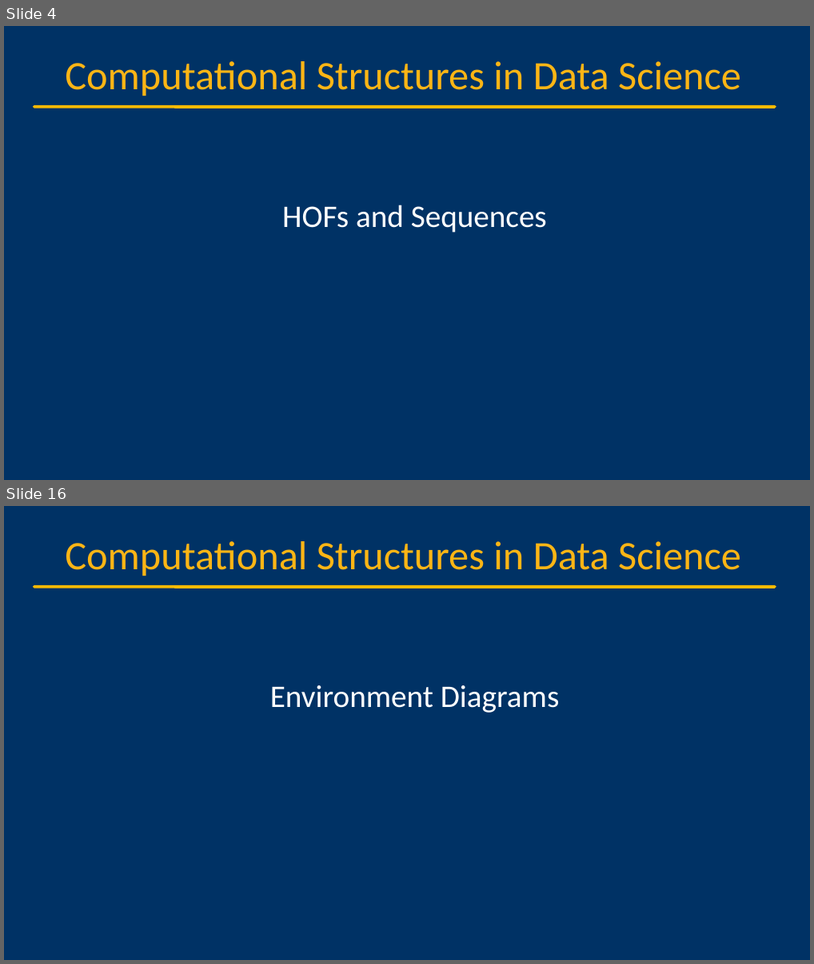
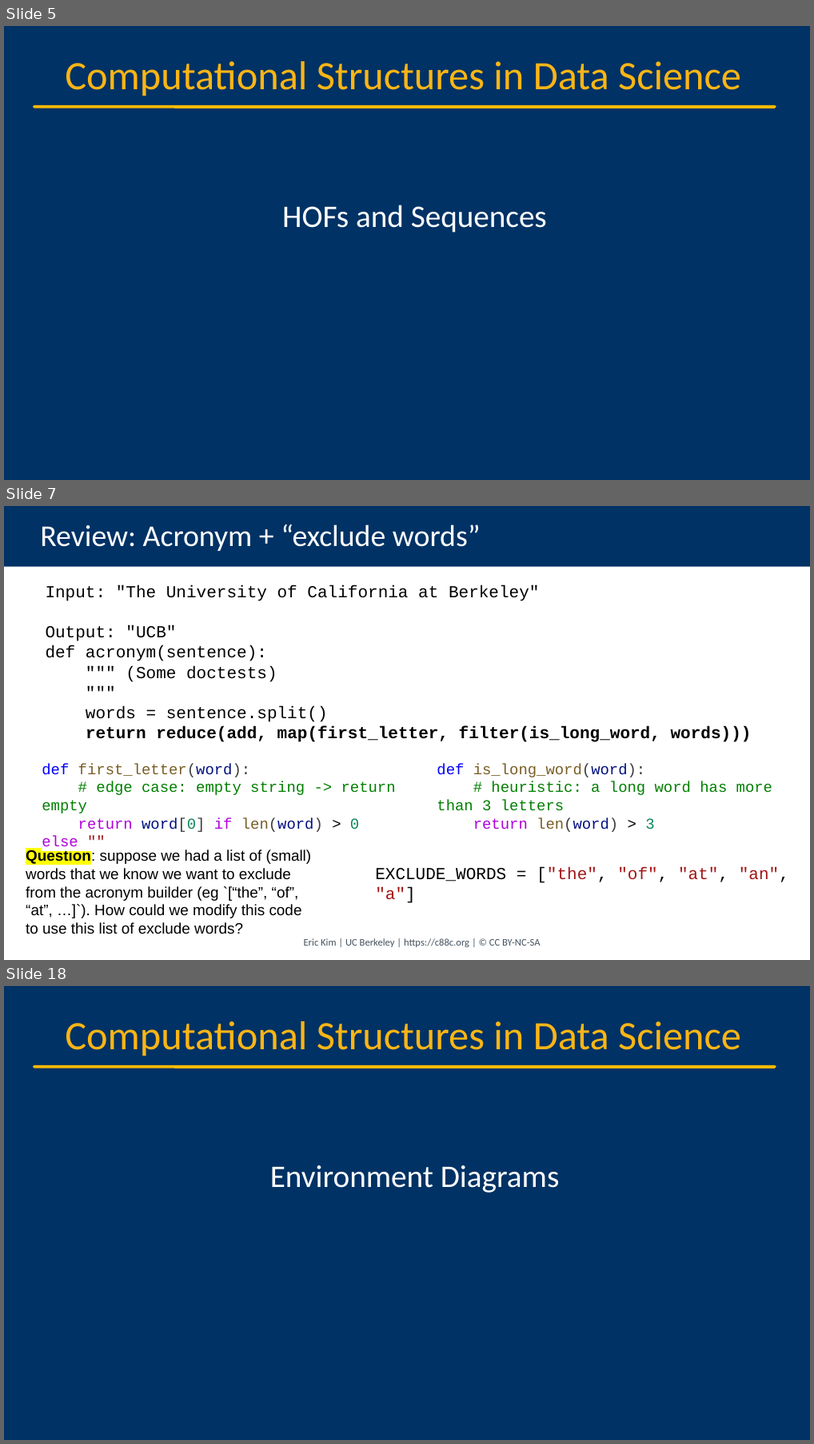
Before and after one commit to cs88-website/su24, a slide deck: assets/slides/su24/07-HOFs_Environments.pptx. Shown one above the other, each under a label of ours: slides 4 and 16 before the commit, slides 5, 7 and 18 after it; the slides between them are not shown. The pictures are 814x964 and 814x1444 pixels, drawn with LibreOffice and Linux fonts; fonts in the diff are those of the drawing; background and template pictures are left out. Boxes give left, top, right and bottom in pixels: in the first picture for what was removed or moved away, otherwise in the second. Text is boxed around its words. In the diff, an @@ line names an element or a change of style, - is before the commit and + after.

```diff
--- a/assets/slides/su24/07-HOFs_Environments.pptx
+++ b/assets/slides/su24/07-HOFs_Environments.pptx
@@ slide 7 added at bbox=[4, 506, 810, 960], background #FFFFFF @@
@@ title added at bbox=[4, 506, 810, 567], fill #003265, 36 pt, text #FFFFFF @@
+Review: Acronym + “exclude words”
@@ text added at bbox=[46, 585, 752, 742], 20 pt, text #000000 @@
+Input: "The University of California at Berkeley"
+Output: "UCB"
+def acronym(sentence):
+""" (Some doctests)
+"""
+words = sentence.split()
+return reduce(add, map(first_letter, filter(is_long_word, words)))
@@ text added at bbox=[42, 763, 396, 832], 18 pt, text #008000 @@
+def first_letter(word):
+# edge case: empty string -> return empty
+return word[0] if len(word) > 0 else ""
@@ text added at bbox=[437, 763, 773, 832], 18 pt, text #008000 @@
+def is_long_word(word):
+# heuristic: a long word has more than 3 letters
+return len(word) > 3
@@ text added at bbox=[26, 849, 312, 934], 18 pt, text #000000 @@
+Question: suppose we had a list of (small) words that we know we want to exclude from the acronym builder (eg `[“the”, “of”, “at”, …]`). How could we modify this code to use this list of exclude words?
@@ text added at bbox=[375, 867, 790, 903], 20 pt, text #000000 @@
+EXCLUDE_WORDS = ["the", "of", "at", "an", "a"]
@@ text added at bbox=[304, 938, 540, 947], 12 pt, text #46535E @@
+Eric Kim | UC Berkeley | https://c88c.org | © CC BY-NC-SA
@@ what was slide 4 is now slide 5 @@
@@ what was slide 16 is now slide 18 @@
```
Also in this commit, not shown: 9 slides changed, 13 other slides added, 12 slides removed, 15 other files.
